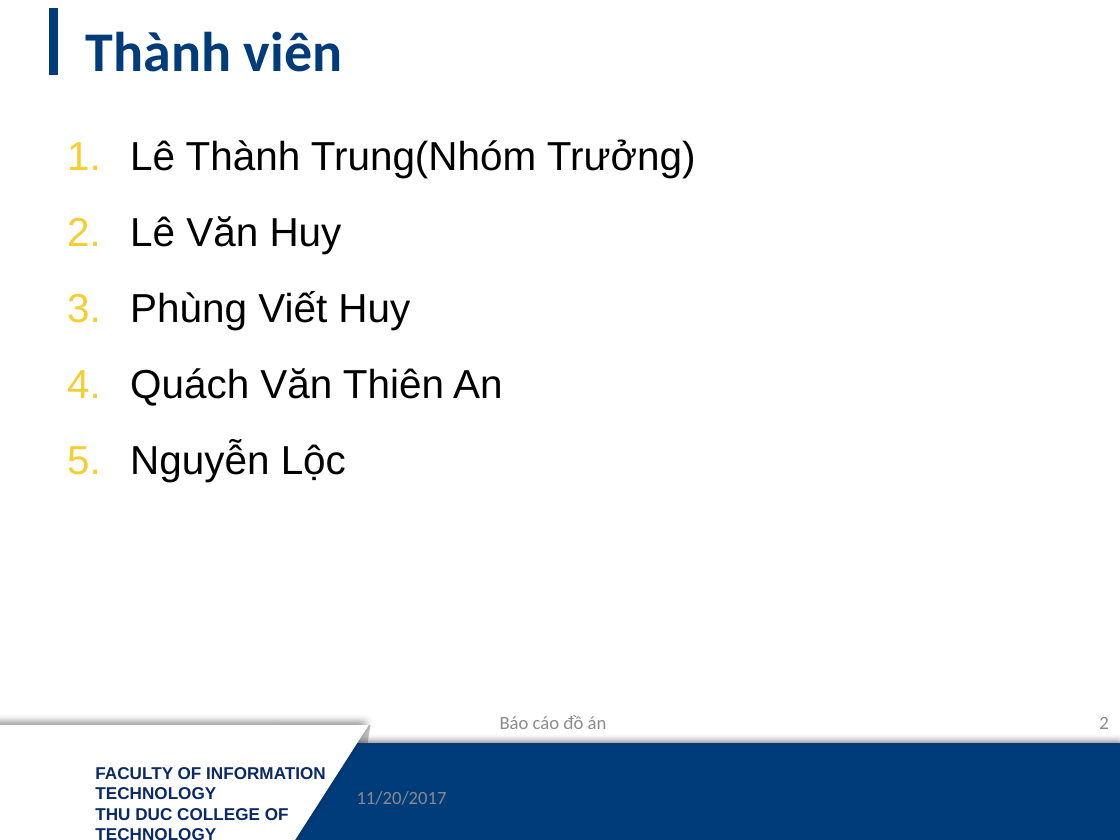
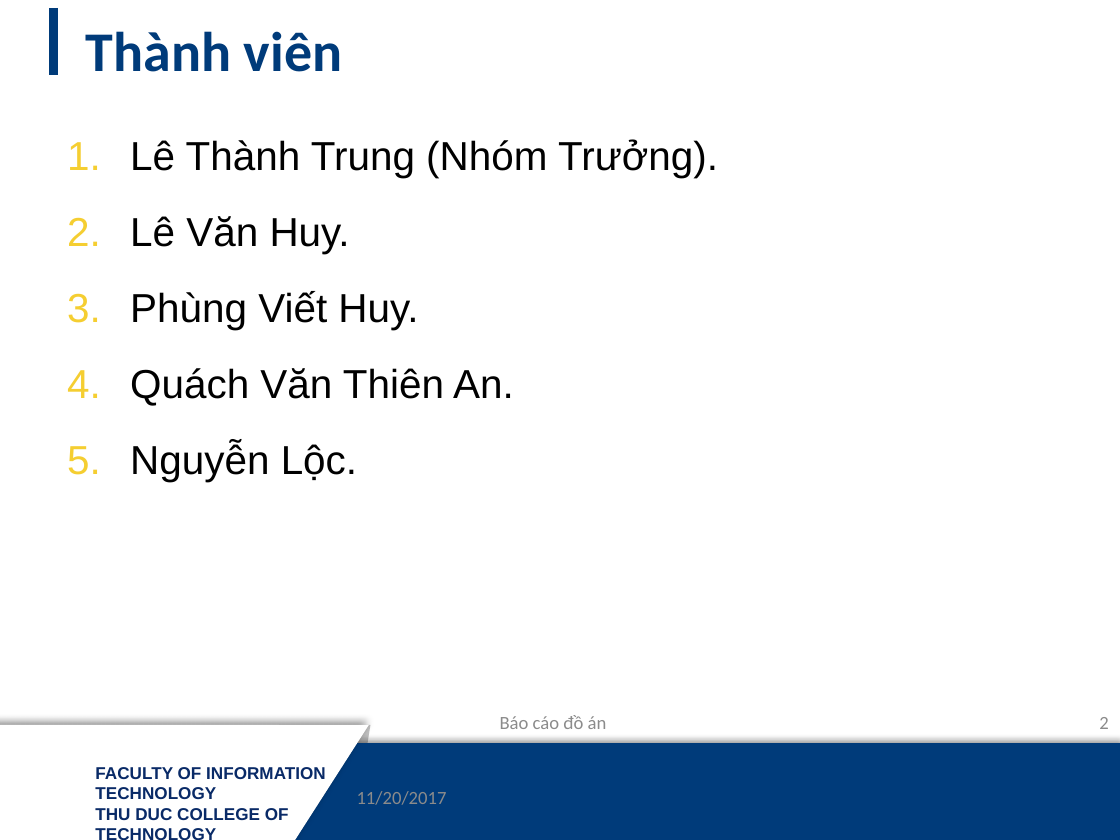
Before and after one commit to mynameissss/NM03_NHOM7, a slide deck: slide 2 of Báo-cáo-đồ-án.pptx. Drawn at 1120x840 pixels with LibreOffice and Linux fonts; fonts in the diff are those of the drawing; background and template pictures are left out. Boxes give left, top, right and bottom in pixels: in the first picture for what was removed or moved away, otherwise in the second. Text is boxed around its words. In the diff, an @@ line names an element or a change of style, - is before the commit and + after.

```diff
--- a/Báo-cáo-đồ-án.pptx
+++ b/Báo-cáo-đồ-án.pptx
@@ text at (x1=130, y1=139, x2=718, y2=482): text changed @@
-1. Lê Thành Trung(Nhóm Trưởng)
-2. Lê Văn Huy
-3. Phùng Viết Huy
-4. Quách Văn Thiên An
-5. Nguyễn Lộc
+1. Lê Thành Trung (Nhóm Trưởng).
+2. Lê Văn Huy.
+3. Phùng Viết Huy.
+4. Quách Văn Thiên An.
+5. Nguyễn Lộc.
```
Also in this commit, not shown: 7 other slides changed, 1 slide added, 1 slide removed, 1 other file.
